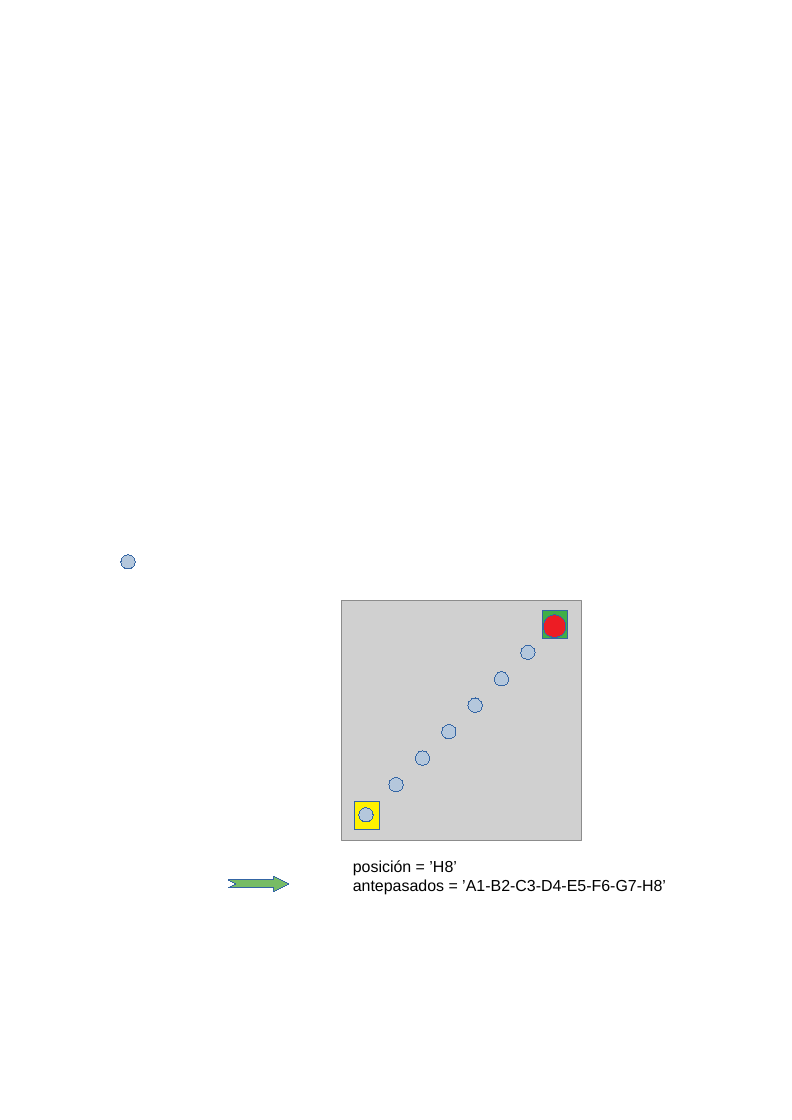
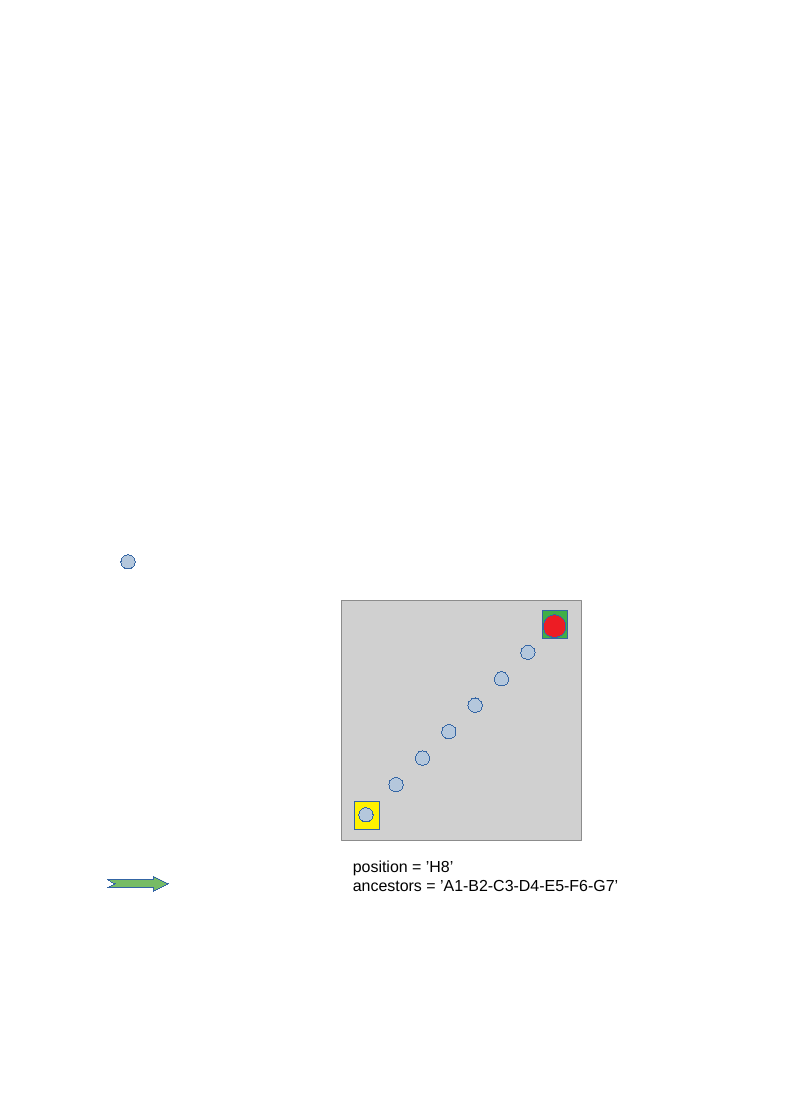
Before and after one commit to fabhrius/La-Cosa, a slide deck: slide 29 of capitulos/3 - Resolver un problema simple/Resolviendo un problema simple.odp. Drawn at 792x1120 pixels with LibreOffice and Linux fonts; fonts in the diff are those of the drawing; grey boxes stand for pictures. Boxes give left, top, right and bottom in pixels: in the first picture for what was removed or moved away, otherwise in the second. Text is boxed around its words. In the diff, an @@ line names an element or a change of style, - is before the commit and + after.

```diff
--- a/capitulos/3 - Resolver un problema simple/Resolviendo un problema simple.odp
+++ b/capitulos/3 - Resolver un problema simple/Resolviendo un problema simple.odp
@@ text at [353, 860, 618, 891]: text changed @@
-posición = ’H8’
-antepasados = ’A1-B2-C3-D4-E5-F6-G7-H8’
+position = ’H8’
+ancestors = ’A1-B2-C3-D4-E5-F6-G7’
@@ freeform shape: place and size @@
-freeform shape at [228, 876, 288, 892]
+freeform shape at [107, 876, 168, 892]
```
Also in this commit, not shown: 10 other files.
